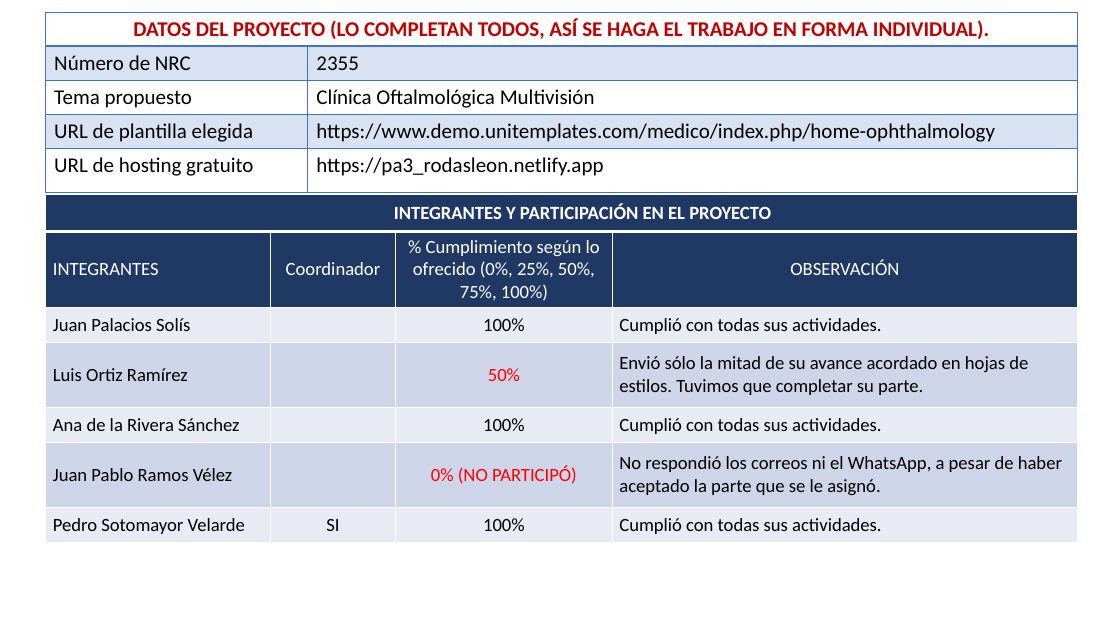
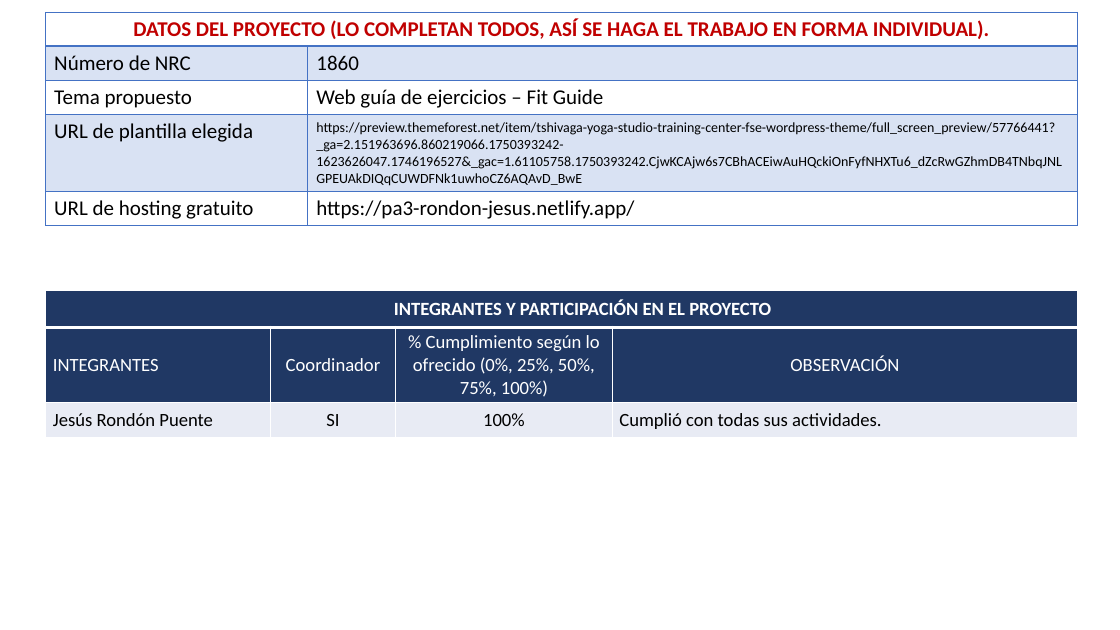
Before and after one commit to Jesusfer1809/pa3_rondon_jesus, a slide deck: slide 1 of datos_grupo_jesus_rondon.pptx. Drawn at 1120x630 pixels with LibreOffice and Linux fonts; fonts in the diff are those of the drawing. Boxes give left, top, right and bottom in pixels: in the first picture for what was removed or moved away, otherwise in the second. Text is boxed around its words. In the diff, an @@ line names an element or a change of style, - is before the commit and + after.

```diff
--- a/datos_grupo_jesus_rondon.pptx
+++ b/datos_grupo_jesus_rondon.pptx
@@ table at box(46, 13, 1078, 223) @@
-row 2, column 2: 2355
+row 2, column 2: 1860
-row 3, column 2: Clínica Oftalmológica Multivisión
+row 3, column 2: Web guía de ejercicios – Fit Guide
-row 4, column 2: https://www.demo.unitemplates.com/medico/index.php/home-ophthalmology
+row 4, column 2: https://preview.themeforest.net/item/tshivaga-yoga-studio-training-center-fse-wordpress-theme/full_screen_preview/57766441?_ga=2.151963696.860219066.1750393242-1623626047.1746196527&_gac=1.61105758.1750393242.CjwKCAjw6s7CBhACEiwAuHQckiOnFyfNHXTu6_dZcRwGZhmDB4TNbqJNLGPEUAkDIQqCUWDFNk1uwhoCZ6AQAvD_BwE
-row 5, column 2: https://pa3_rodasleon.netlify.app
+row 5, column 2: https://pa3-rondon-jesus.netlify.app/
@@ table at box(46, 290, 1078, 436) @@
-row 3: Juan Palacios Solís |  | 100% | Cumplió con todas sus actividades.
-row 4: Luis Ortiz Ramírez |  | 50% | Envió sólo la mitad de su avance acordado en hojas de estilos. Tuvimos que completar su parte.
-row 5: Ana de la Rivera Sánchez |  | 100% | Cumplió con todas sus actividades.
-row 6: Juan Pablo Ramos Vélez |  | 0% (NO PARTICIPÓ) | No respondió los correos ni el WhatsApp, a pesar de haber aceptado la parte que se le asignó.
-row 7: Pedro Sotomayor Velarde | SI | 100% | Cumplió con todas sus actividades.
+row 3: Jesús Rondón Puente | SI | 100% | Cumplió con todas sus actividades.
@@ table: place and size @@
-table at box(46, 195, 1078, 541)
+table at box(46, 290, 1078, 436)
```
